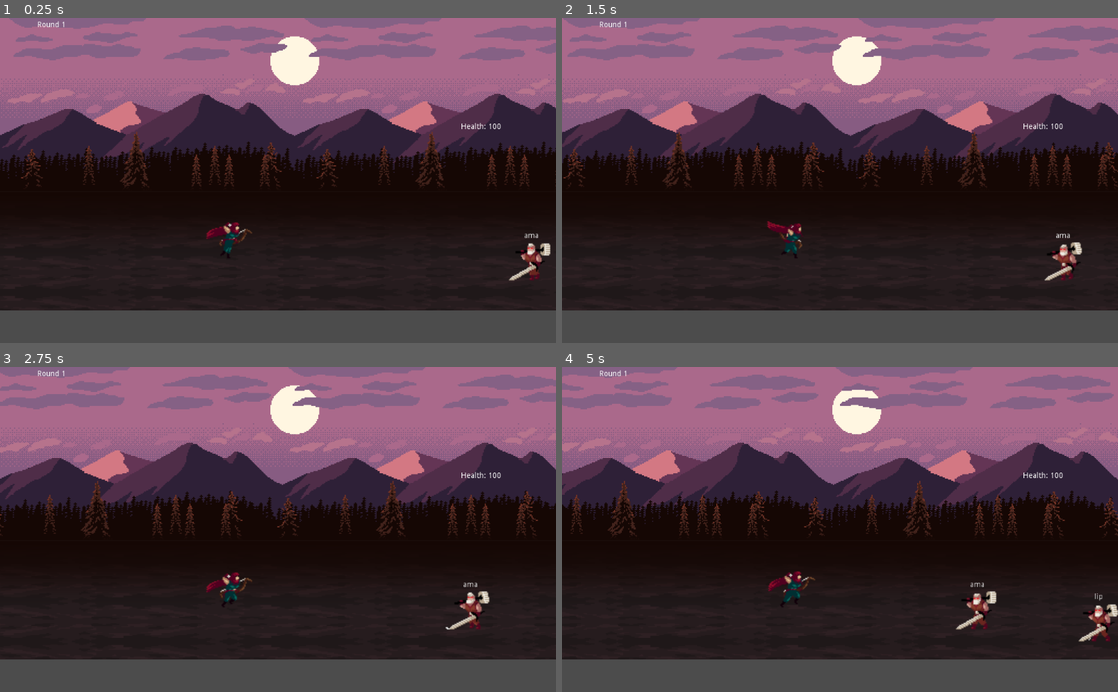
Above: before the commit, frames 1-4 (two rows, left to right).
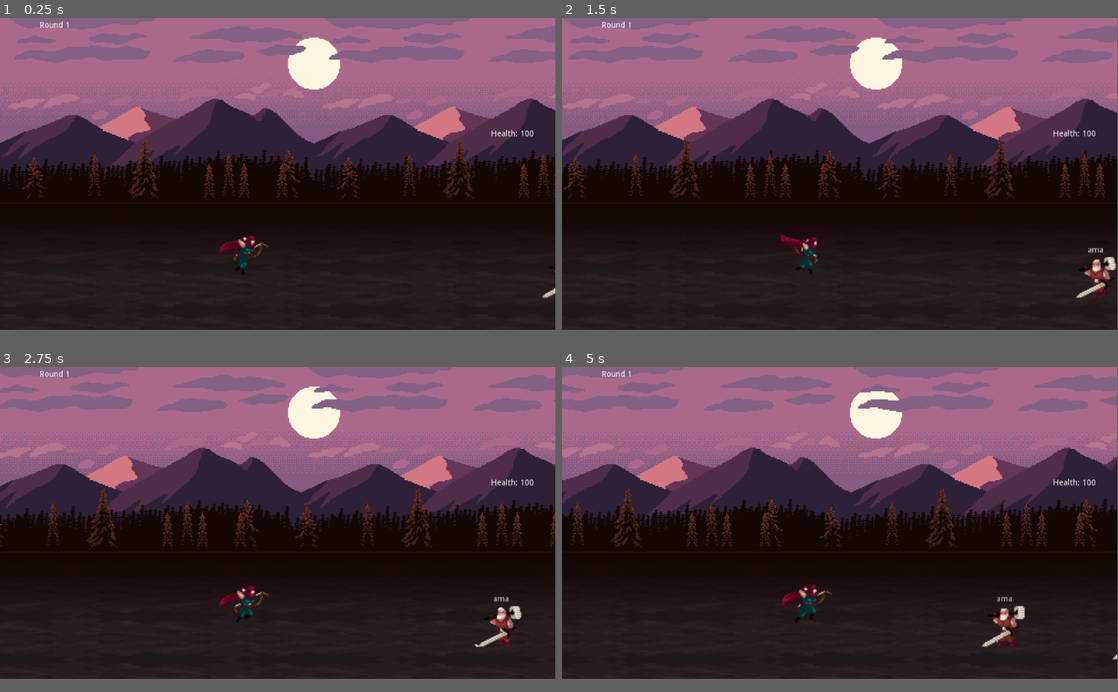
Above: after the commit, the same moments.

Repository: ACubed/Archetype
Game: Godot game, scene res://Scenes/World.tscn
Same seed, same stepped clock (60 frames per second), same inputs: the game is played once before the commit and once after it.
Inputs:
- Up to frame 1 (0.25 s): no input
- Up to frame 2 (1.5 s): tap Enter at 0.5 s; tap Backspace at 0.6, 1.35 s; tap Space at 0.77 s
- Up to frame 3 (2.75 s): tap Space at 1.52 s; tap Backspace at 2.1 s
- Up to frame 4 (5 s): tap Backspace at 2.85, 3.6, 4.35 s; tap Space at 3.02, 3.77, 4.52 s
In our replay, the window is 800x468 before the commit and 799x449 after it. These sizes can differ from the game's own. Grey fills any space a smaller window leaves; there, only what the larger window draws over its background counts as a difference.

The runs differ from the first frame. In frame 1, 25% of the frame differs, in the area x 0-100%, y 0-96%; in frame 2, 25%; in frame 3, 25%; in frame 4, 25%.

Commit message:
Fix game window size again

Diff:
--- a/Scenes/World.tscn
+++ b/Scenes/World.tscn
@@ -76,187 +76,187 @@
 [sub_resource type="AtlasTexture" id=9]
 flags = 4
 atlas = ExtResource( 16 )
+region = Rect2( 1280, 0, 128, 128 )
+
+[sub_resource type="AtlasTexture" id=10]
+flags = 4
+atlas = ExtResource( 16 )
+region = Rect2( 1408, 0, 128, 128 )
+
+[sub_resource type="AtlasTexture" id=11]
+flags = 4
+atlas = ExtResource( 16 )
+region = Rect2( 1536, 0, 128, 128 )
+
+[sub_resource type="AtlasTexture" id=12]
+flags = 4
+atlas = ExtResource( 16 )
+region = Rect2( 1664, 0, 128, 128 )
+
+[sub_resource type="AtlasTexture" id=13]
+flags = 4
+atlas = ExtResource( 12 )
+region = Rect2( 512, 0, 128, 128 )
+
+[sub_resource type="AtlasTexture" id=14]
+flags = 4
+atlas = ExtResource( 12 )
+region = Rect2( 640, 0, 128, 128 )
+
+[sub_resource type="AtlasTexture" id=15]
+flags = 4
+atlas = ExtResource( 12 )
+region = Rect2( 768, 0, 128, 128 )
+
+[sub_resource type="AtlasTexture" id=16]
+flags = 4
+atlas = ExtResource( 12 )
+region = Rect2( 896, 0, 128, 128 )
+
+[sub_resource type="AtlasTexture" id=17]
+flags = 4
+atlas = ExtResource( 12 )
+region = Rect2( 1024, 0, 128, 128 )
+
+[sub_resource type="AtlasTexture" id=18]
+flags = 4
+atlas = ExtResource( 12 )
+region = Rect2( 1152, 0, 128, 128 )
+
+[sub_resource type="AtlasTexture" id=19]
+flags = 4
+atlas = ExtResource( 12 )
+region = Rect2( 1280, 0, 128, 128 )
+
+[sub_resource type="AtlasTexture" id=20]
+flags = 4
+atlas = ExtResource( 12 )
+region = Rect2( 1408, 0, 128, 128 )
+
+[sub_resource type="AtlasTexture" id=21]
+flags = 4
+atlas = ExtResource( 12 )
+region = Rect2( 1536, 0, 128, 128 )
+
+[sub_resource type="AtlasTexture" id=22]
+flags = 4
+atlas = ExtResource( 12 )
+region = Rect2( 1664, 0, 128, 128 )
+
+[sub_resource type="AtlasTexture" id=23]
+flags = 4
+atlas = ExtResource( 12 )
+region = Rect2( 1792, 0, 128, 128 )
+
+[sub_resource type="AtlasTexture" id=24]
+flags = 4
+atlas = ExtResource( 12 )
+region = Rect2( 1920, 0, 128, 128 )
+
+[sub_resource type="AtlasTexture" id=25]
+flags = 4
+atlas = ExtResource( 12 )
+region = Rect2( 2048, 0, 128, 128 )
+
+[sub_resource type="AtlasTexture" id=26]
+flags = 4
+atlas = ExtResource( 12 )
+region = Rect2( 2176, 0, 128, 128 )
+
+[sub_resource type="AtlasTexture" id=27]
+flags = 4
+atlas = ExtResource( 12 )
+region = Rect2( 2304, 0, 128, 128 )
+
+[sub_resource type="AtlasTexture" id=28]
+flags = 4
+atlas = ExtResource( 12 )
+region = Rect2( 2432, 0, 128, 128 )
+
+[sub_resource type="AtlasTexture" id=29]
+flags = 4
+atlas = ExtResource( 12 )
+region = Rect2( 2560, 0, 128, 128 )
+
+[sub_resource type="AtlasTexture" id=30]
+flags = 4
+atlas = ExtResource( 12 )
+region = Rect2( 2688, 0, 128, 128 )
+
+[sub_resource type="AtlasTexture" id=31]
+flags = 4
+atlas = ExtResource( 12 )
+region = Rect2( 2816, 0, 128, 128 )
+
+[sub_resource type="AtlasTexture" id=32]
+flags = 4
+atlas = ExtResource( 12 )
+region = Rect2( 2944, 0, 128, 128 )
+
+[sub_resource type="AtlasTexture" id=33]
+flags = 4
+atlas = ExtResource( 12 )
+region = Rect2( 3072, 0, 128, 128 )
+
+[sub_resource type="AtlasTexture" id=34]
+flags = 4
+atlas = ExtResource( 12 )
+region = Rect2( 3200, 0, 128, 128 )
+
+[sub_resource type="AtlasTexture" id=35]
+flags = 4
+atlas = ExtResource( 12 )
+region = Rect2( 3328, 0, 128, 128 )
+
+[sub_resource type="AtlasTexture" id=36]
+flags = 4
+atlas = ExtResource( 12 )
+region = Rect2( 3456, 0, 128, 128 )
+
+[sub_resource type="AtlasTexture" id=37]
+flags = 4
+atlas = ExtResource( 16 )
 region = Rect2( 128, 0, 128, 128 )
 
-[sub_resource type="AtlasTexture" id=10]
+[sub_resource type="AtlasTexture" id=38]
 flags = 4
 atlas = ExtResource( 16 )
 region = Rect2( 256, 0, 128, 128 )
 
-[sub_resource type="AtlasTexture" id=11]
+[sub_resource type="AtlasTexture" id=39]
 flags = 4
 atlas = ExtResource( 16 )
 region = Rect2( 384, 0, 128, 128 )
 
-[sub_resource type="AtlasTexture" id=12]
+[sub_resource type="AtlasTexture" id=40]
 flags = 4
 atlas = ExtResource( 16 )
 region = Rect2( 512, 0, 128, 128 )
 
-[sub_resource type="AtlasTexture" id=13]
+[sub_resource type="AtlasTexture" id=41]
 flags = 4
 atlas = ExtResource( 16 )
 region = Rect2( 640, 0, 128, 128 )
 
-[sub_resource type="AtlasTexture" id=14]
+[sub_resource type="AtlasTexture" id=42]
 flags = 4
 atlas = ExtResource( 16 )
 region = Rect2( 768, 0, 128, 128 )
 
-[sub_resource type="AtlasTexture" id=15]
+[sub_resource type="AtlasTexture" id=43]
 flags = 4
 atlas = ExtResource( 16 )
 region = Rect2( 896, 0, 128, 128 )
 
-[sub_resource type="AtlasTexture" id=16]
+[sub_resource type="AtlasTexture" id=44]
 flags = 4
 atlas = ExtResource( 16 )
 region = Rect2( 1024, 0, 128, 128 )
 
-[sub_resource type="AtlasTexture" id=17]
+[sub_resource type="AtlasTexture" id=45]
 flags = 4
 atlas = ExtResource( 16 )
 region = Rect2( 1152, 0, 128, 128 )
-
-[sub_resource type="AtlasTexture" id=18]
-flags = 4
-atlas = ExtResource( 16 )
-region = Rect2( 1280, 0, 128, 128 )
-
-[sub_resource type="AtlasTexture" id=19]
-flags = 4
-atlas = ExtResource( 16 )
-region = Rect2( 1408, 0, 128, 128 )
-
-[sub_resource type="AtlasTexture" id=20]
-flags = 4
-atlas = ExtResource( 16 )
-region = Rect2( 1536, 0, 128, 128 )
-
-[sub_resource type="AtlasTexture" id=21]
-flags = 4
-atlas = ExtResource( 16 )
-region = Rect2( 1664, 0, 128, 128 )
-
-[sub_resource type="AtlasTexture" id=22]
-flags = 4
-atlas = ExtResource( 12 )
-region = Rect2( 512, 0, 128, 128 )
-
-[sub_resource type="AtlasTexture" id=23]
-flags = 4
-atlas = ExtResource( 12 )
-region = Rect2( 640, 0, 128, 128 )
-
-[sub_resource type="AtlasTexture" id=24]
-flags = 4
-atlas = ExtResource( 12 )
-region = Rect2( 768, 0, 128, 128 )
-
-[sub_resource type="AtlasTexture" id=25]
-flags = 4
-atlas = ExtResource( 12 )
-region = Rect2( 896, 0, 128, 128 )
-
-[sub_resource type="AtlasTexture" id=26]
-flags = 4
-atlas = ExtResource( 12 )
-region = Rect2( 1024, 0, 128, 128 )
-
-[sub_resource type="AtlasTexture" id=27]
-flags = 4
-atlas = ExtResource( 12 )
-region = Rect2( 1152, 0, 128, 128 )
-
-[sub_resource type="AtlasTexture" id=28]
-flags = 4
-atlas = ExtResource( 12 )
-region = Rect2( 1280, 0, 128, 128 )
-
-[sub_resource type="AtlasTexture" id=29]
-flags = 4
-atlas = ExtResource( 12 )
-region = Rect2( 1408, 0, 128, 128 )
-
-[sub_resource type="AtlasTexture" id=30]
-flags = 4
-atlas = ExtResource( 12 )
-region = Rect2( 1536, 0, 128, 128 )
-
-[sub_resource type="AtlasTexture" id=31]
-flags = 4
-atlas = ExtResource( 12 )
-region = Rect2( 1664, 0, 128, 128 )
-
-[sub_resource type="AtlasTexture" id=32]
-flags = 4
-atlas = ExtResource( 12 )
-region = Rect2( 1792, 0, 128, 128 )
-
-[sub_resource type="AtlasTexture" id=33]
-flags = 4
-atlas = ExtResource( 12 )
-region = Rect2( 1920, 0, 128, 128 )
-
-[sub_resource type="AtlasTexture" id=34]
-flags = 4
-atlas = ExtResource( 12 )
-region = Rect2( 2048, 0, 128, 128 )
-
-[sub_resource type="AtlasTexture" id=35]
-flags = 4
-atlas = ExtResource( 12 )
-region = Rect2( 2176, 0, 128, 128 )
-
-[sub_resource type="AtlasTexture" id=36]
-flags = 4
-atlas = ExtResource( 12 )
-region = Rect2( 2304, 0, 128, 128 )
-
-[sub_resource type="AtlasTexture" id=37]
-flags = 4
-atlas = ExtResource( 12 )
-region = Rect2( 2432, 0, 128, 128 )
-
-[sub_resource type="AtlasTexture" id=38]
-flags = 4
-atlas = ExtResource( 12 )
-region = Rect2( 2560, 0, 128, 128 )
-
-[sub_resource type="AtlasTexture" id=39]
-flags = 4
-atlas = ExtResource( 12 )
-region = Rect2( 2688, 0, 128, 128 )
-
-[sub_resource type="AtlasTexture" id=40]
-flags = 4
-atlas = ExtResource( 12 )
-region = Rect2( 2816, 0, 128, 128 )
-
-[sub_resource type="AtlasTexture" id=41]
-flags = 4
-atlas = ExtResource( 12 )
-region = Rect2( 2944, 0, 128, 128 )
-
-[sub_resource type="AtlasTexture" id=42]
-flags = 4
-atlas = ExtResource( 12 )
-region = Rect2( 3072, 0, 128, 128 )
-
-[sub_resource type="AtlasTexture" id=43]
-flags = 4
-atlas = ExtResource( 12 )
-region = Rect2( 3200, 0, 128, 128 )
-
-[sub_resource type="AtlasTexture" id=44]
-flags = 4
-atlas = ExtResource( 12 )
-region = Rect2( 3328, 0, 128, 128 )
-
-[sub_resource type="AtlasTexture" id=45]
-flags = 4
-atlas = ExtResource( 12 )
-region = Rect2( 3456, 0, 128, 128 )
 
 [sub_resource type="AtlasTexture" id=46]
 flags = 4
@@ -515,15 +515,15 @@
 "name": "Run",
 "speed": 15.0
 }, {
-"frames": [ SubResource( 9 ), SubResource( 10 ), SubResource …(156 unchanged characters)…  ), SubResource( 20 ), SubResource( 21 ) ],
+"frames": [ SubResource( 9 ), SubResource( 10 ), SubResource …(156 unchanged characters)…  ), SubResource( 20 ), SubResource( 21 ), SubResource( 22 ), SubResource( 23 ), SubResource( 24 ), SubResource( 25 ), SubResource( 26 ), SubResource( 27 ), SubResource( 28 ), SubResource( 29 ), SubResource( 30 ), SubResource( 31 ), SubResource( 32 ), SubResource( 33 ), SubResource( 34 ), SubResource( 35 ), SubResource( 36 ) ],
+"loop": false,
+"name": "Death",
+"speed": 5.0
+}, {
+"frames": [ SubResource( 37 ), SubResource( 38 ), SubResource( 39 ), SubResource( 40 ), SubResource( 41 ), SubResource( 42 ), SubResource( 43 ), SubResource( 44 ), SubResource( 45 ), SubResource( 9 ), SubResource( 10 ), SubResource( 11 ), SubResource( 12 ) ],
 "loop": true,
 "name": "Attack",
 "speed": 14.0
-}, {
-"frames": [ SubResource( 18 ), SubResource( 19 ), SubResource( 20 ), SubResource( 21 ), SubResource( 22 ), SubResource( 23 ), SubResource( 24 ), SubResource( 25 ), SubResource( 26 ), SubResource( 27 ), SubResource( 28 ), SubResource( 29 ), SubResource( 30 ), SubResource( 31 ), SubResource( 32 ), SubResource( 33 ), SubResource( 34 ), SubResource( 35 ), SubResource( 36 ), SubResource( 37 ), SubResource( 38 ), SubResource( 39 ), SubResource( 40 ), SubResource( 41 ), SubResource( 42 ), SubResource( 43 ), SubResource( 44 ), SubResource( 45 ) ],
-"loop": false,
-"name": "Death",
-"speed": 5.0
 }, {
 "frames": [ SubResource( 46 ), SubResource( 47 ), SubResource( 48 ), SubResource( 49 ), SubResource( 50 ), SubResource( 51 ), SubResource( 52 ), SubResource( 53 ) ],
 "loop": true,
--- a/project.godot
+++ b/project.godot
@@ -19,6 +19,12 @@
 run/main_scene="res://Scenes/World.tscn"
 config/icon="res://icon.png"
 
+[display]
+
+window/size/width=960
+window/size/height=540
+window/size/resizable=false
+
 [rendering]
 
 environment/default_environment="res://default_env.tres"
